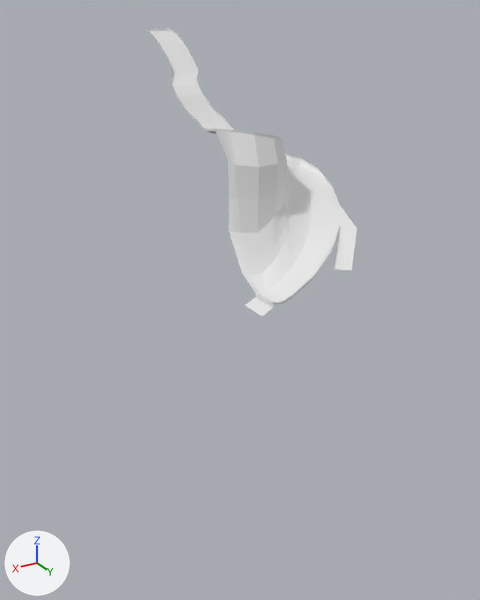
Before and after pictures for a commit that changed the Blender file Assets/Models/Environments/MainStreetV01/MainStreet_1_V01.blend.
One viewpoint serves both versions: a camera (50 mm lens) standing at (288.0, 634.0, 15.0) and looking at (40.0, 222.0, -191.0). Every picture has the same lights, and +X, +Y and +Z are marked at lower left.

Names of what the first picture shows: 'MainCourse', 'MainCourse_Fence'.
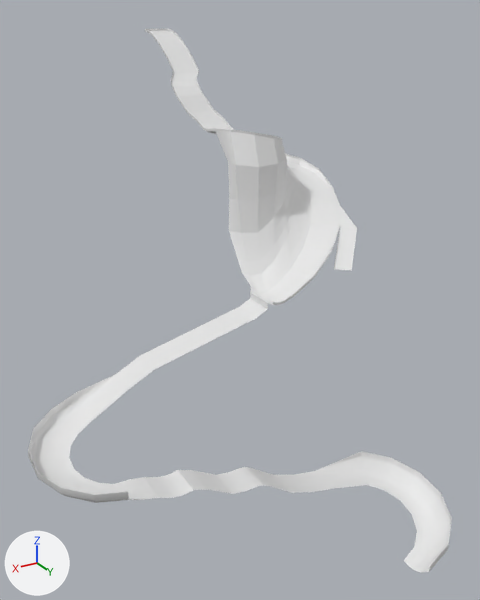
What differs and where, as boxes [x1, y1, x2, y2] in the pictures (480 x 600 px):
'MainCourse', reshaped (104% wider, 90% taller): before [150, 31, 357, 316]; after [28, 31, 452, 573]
part 1 of me_firstdrop, built on: before [245, 287, 273, 316]; after [28, 287, 452, 573]

The change in detail:
me_firstdrop is used by ob_maincourse; location (0.0, 0.0, 0.0).
me_firstdrop had 487 vertices, 484 faces and spanned x -88.0..37.0, y -2.0..250.0, z -196.0..0.0.
me_firstdrop now has 666 vertices, 635 faces and spans x -88.0..222.0, y -2.0..399.0, z -355.0..0.0.
Part 1, on me_firstdrop:
2 vertices are removed from x 27.0, y 228.0..249.0, z -188.0.
5 faces are deleted.
10 vertices in x 27.0..37.0, y 224.0..249.0, z -196.0..-191.0 move by (5.0, 0.0, 0.0).
8 vertices in x 27.0, y 224.0..249.0, z -188.0 move by (5.0, 0.0, 2.0).
1 vertex moves from x 26.0, y 224.0, z -188.0 to x 26.0, y 224.0, z -189.0.
129 vertices are added at x -61.0..222.0, y 224.0..399.0, z -355.0..-186.0.
5 new vertices lie (85.0, 0.0, -20.0) away from vertices in x 37.0, y 224.0..249.0, z -196.0.
5 new vertices lie (20.0, 0.0, -10.0) away from vertices in x 127.0, y 224.0..249.0, z -216.0.
14 new vertices lie (0.0, 10.0, 0.0) away from vertices in x 32.0..167.0, y 294.0, z -317.0..-267.0.
14 new vertices lie (0.0, 9.0, 0.0) away from vertices in x 32.0..167.0, y 304.0, z -317.0..-267.0.
14 new vertices lie (0.0, 0.0, 5.0) away from vertices in x -61.0..222.0, y 224.0..399.0, z -344.0..-237.0.
154 new faces join them, mat_material (white #e7e7e7).
2 new faces join them.
